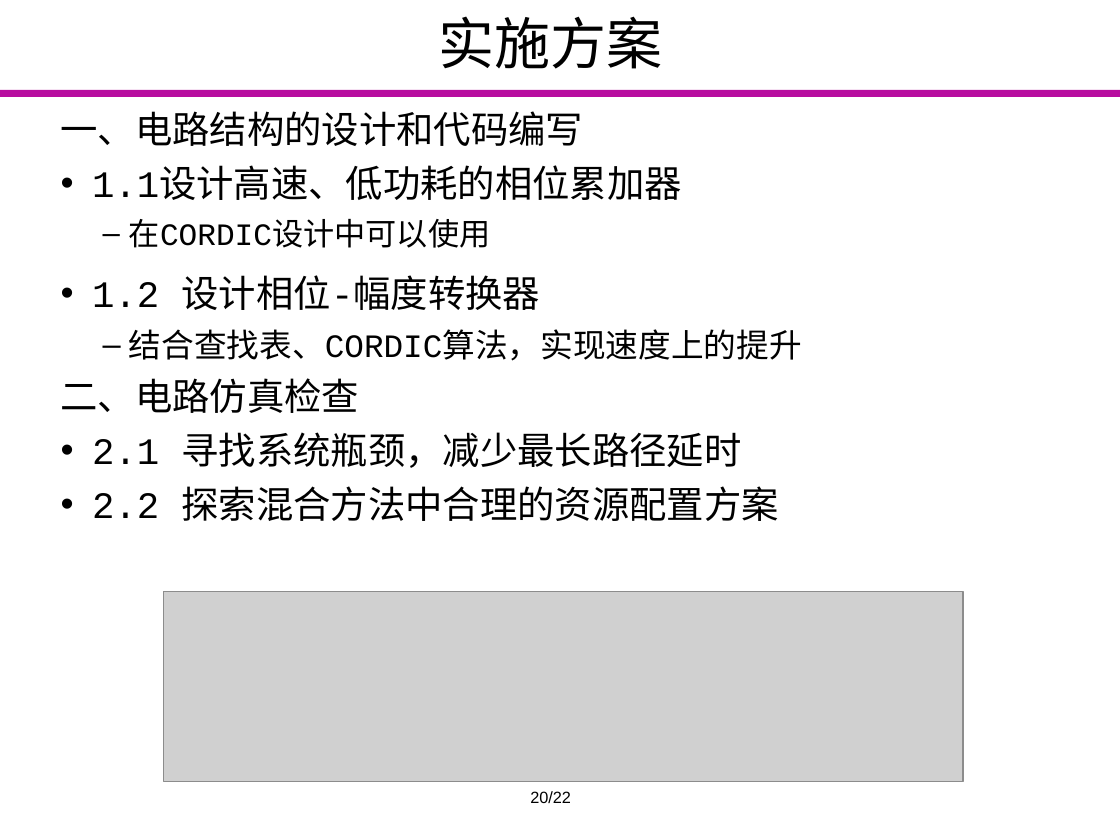
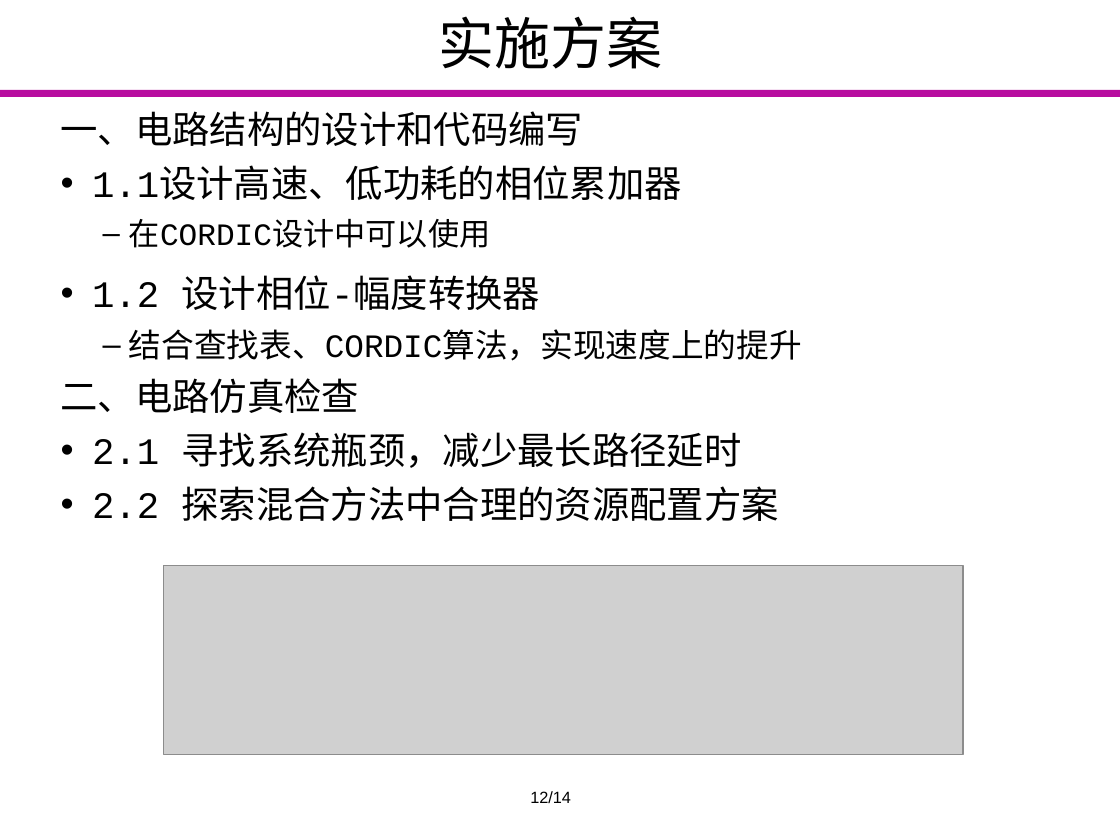
Before and after one commit to Markov2016/kaiti, a slide deck: slide 12 of ppt/yyx_v1.0.pptx. Drawn at 1120x840 pixels with LibreOffice and Linux fonts; fonts in the diff are those of the drawing; grey boxes stand for pictures; background and template pictures are left out. Boxes give left, top, right and bottom in pixels: in the first picture for what was removed or moved away, otherwise in the second. Text is boxed around its words. In the diff, an @@ line names an element or a change of style, - is before the commit and + after.

```diff
--- a/ppt/yyx_v1.0.pptx
+++ b/ppt/yyx_v1.0.pptx
@@ picture: place and size @@
-picture at box(164, 592, 963, 782)
+picture at box(164, 566, 963, 755)
@@ text at box(530, 791, 571, 803): text changed @@
-20/22
+12/14
```
Also in this commit, not shown: 13 other slides changed.
